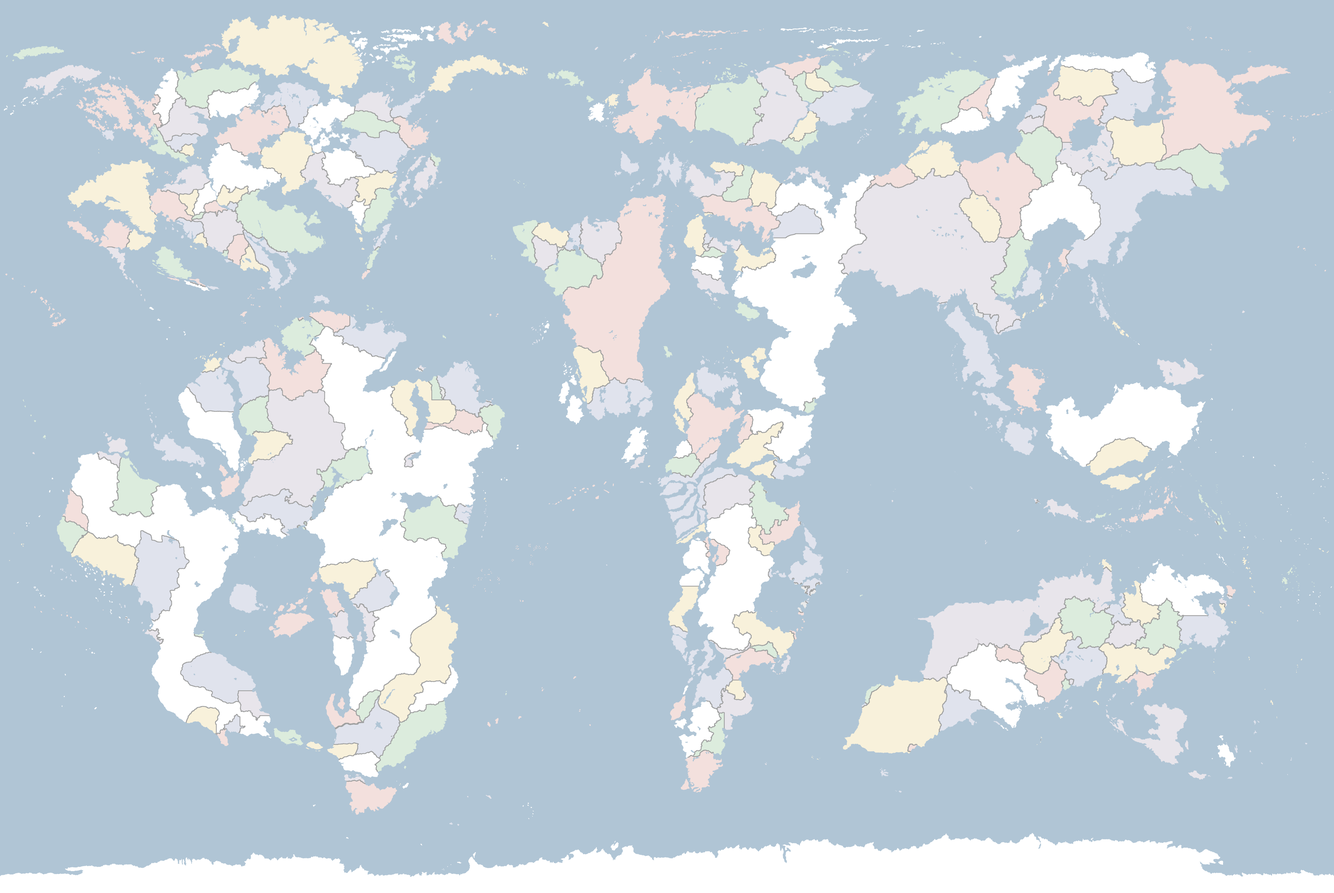
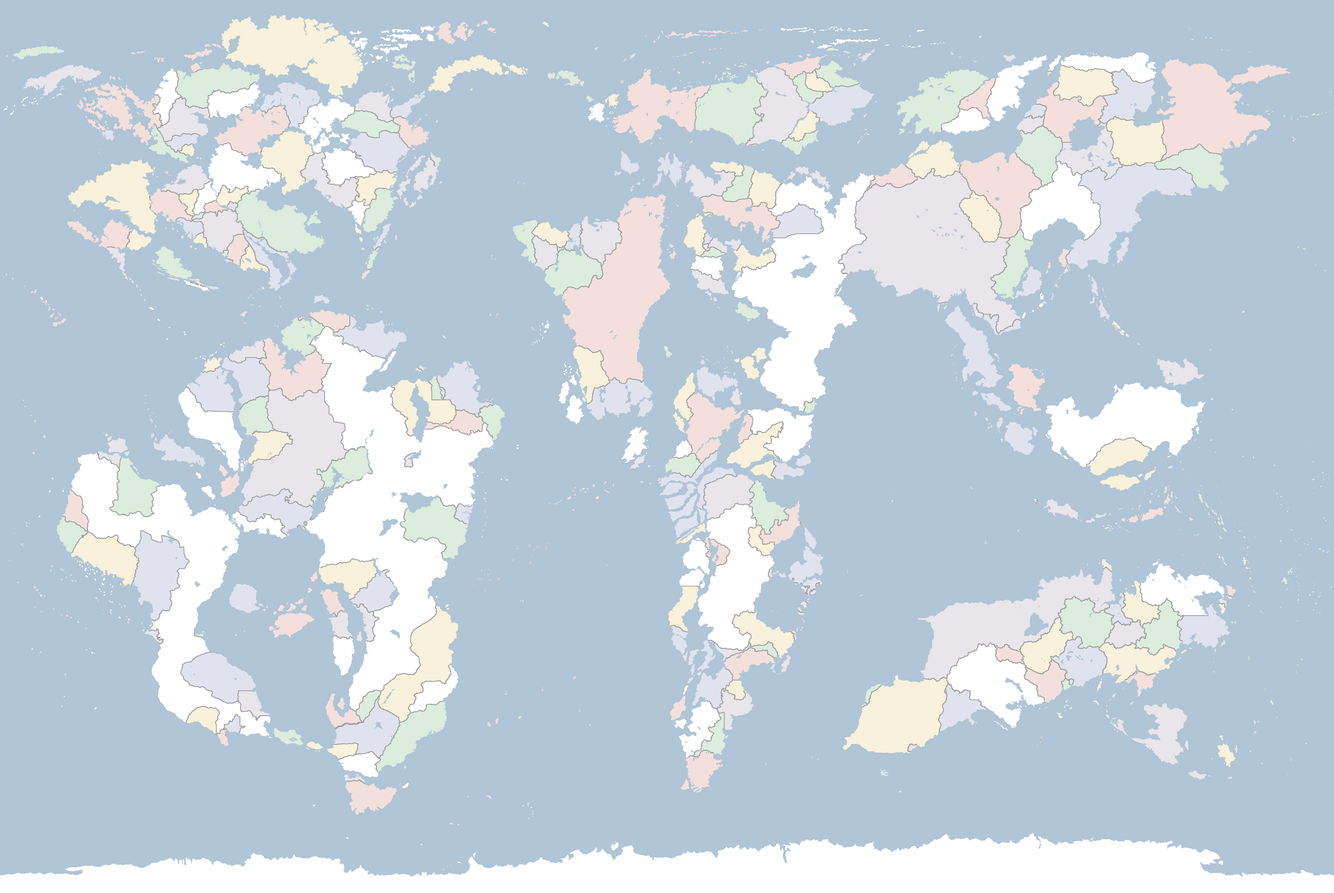
Comparing the layer stacks of the two 1334x893 images. Changes:
painted on "Base" over bbox(954, 292, 1236, 768)
